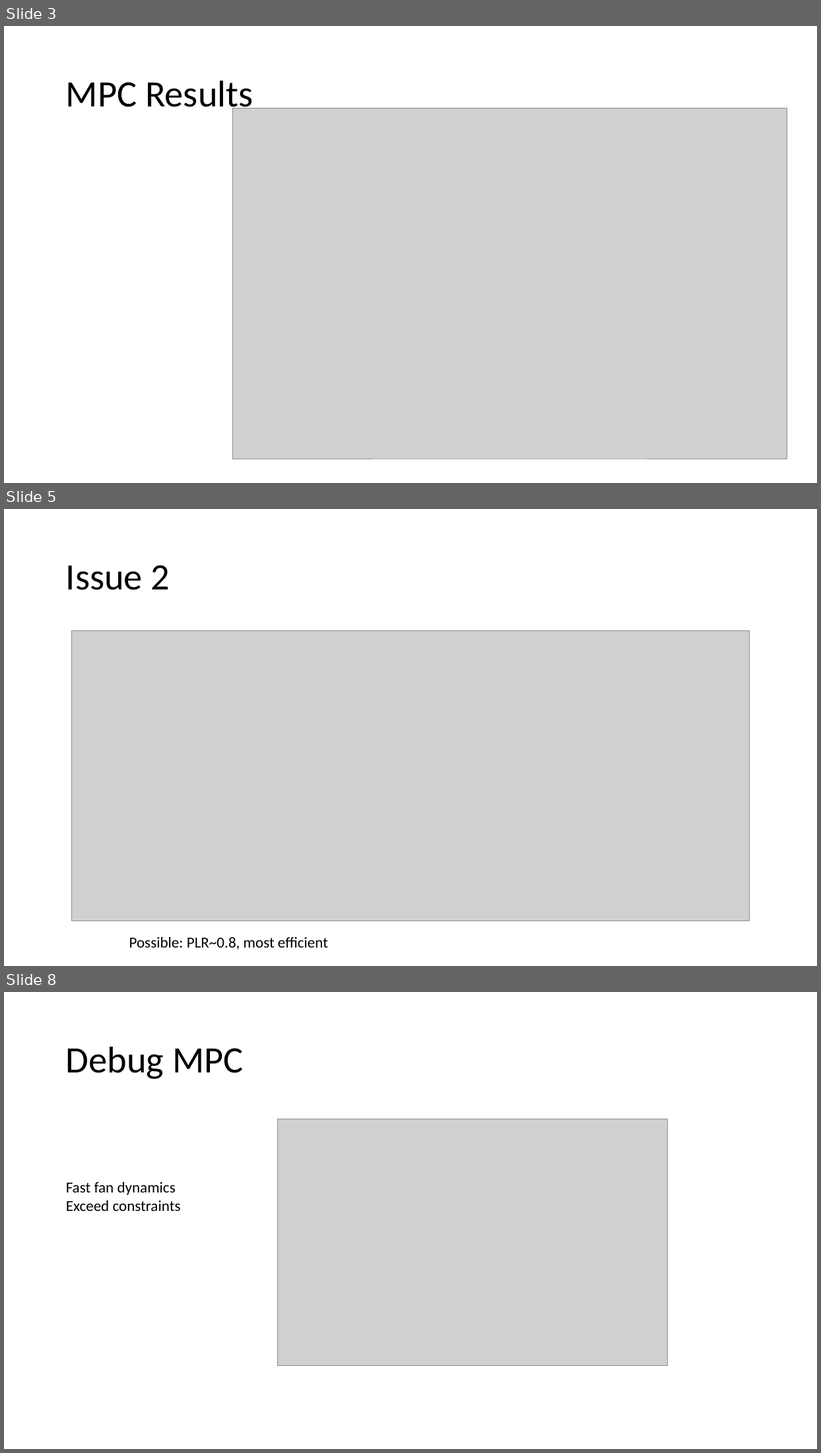
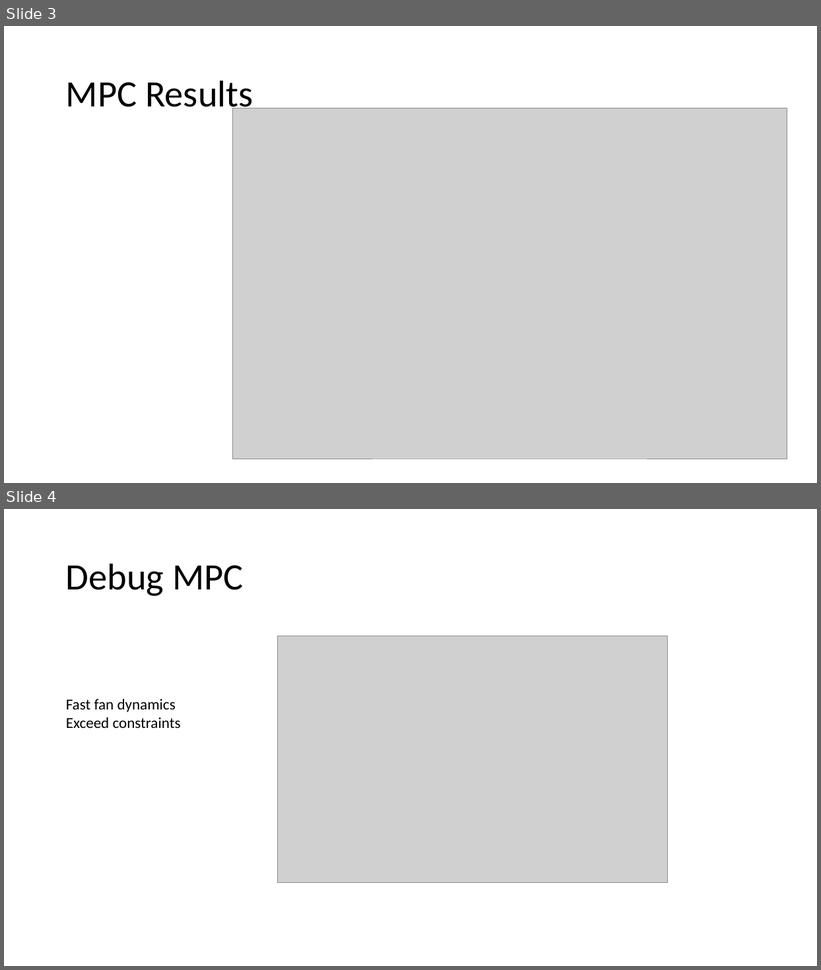
Before and after one commit to YangyangFu/mpc-drl-tl, a slide deck: meeting/20210323.pptx. Shown one above the other, each under a label of ours: slides 3, 5 and 8 before the commit, slides 3 and 4 after it; the slides between them are not shown. The pictures are 821x1453 and 821x970 pixels, drawn with LibreOffice and Linux fonts; fonts in the diff are those of the drawing; grey boxes stand for pictures. Boxes give left, top, right and bottom in pixels: in the first picture for what was removed or moved away, otherwise in the second. Text is boxed around its words. In the diff, an @@ line names an element or a change of style, - is before the commit and + after.

```diff
--- a/meeting/20210323.pptx
+++ b/meeting/20210323.pptx
@@ slide 5 removed at (4, 509, 817, 966), background #FFFFFF @@
@@ title removed at (66, 565, 170, 590) @@
-Issue 2
@@ picture removed at (72, 631, 749, 921) @@
@@ text removed at (129, 937, 328, 950) @@
-Possible: PLR~0.8, most efficient
@@ what was slide 8 is now slide 4 @@
```
Also in this commit, not shown: 3 slides changed, 3 slides added, 3 other slides removed.
